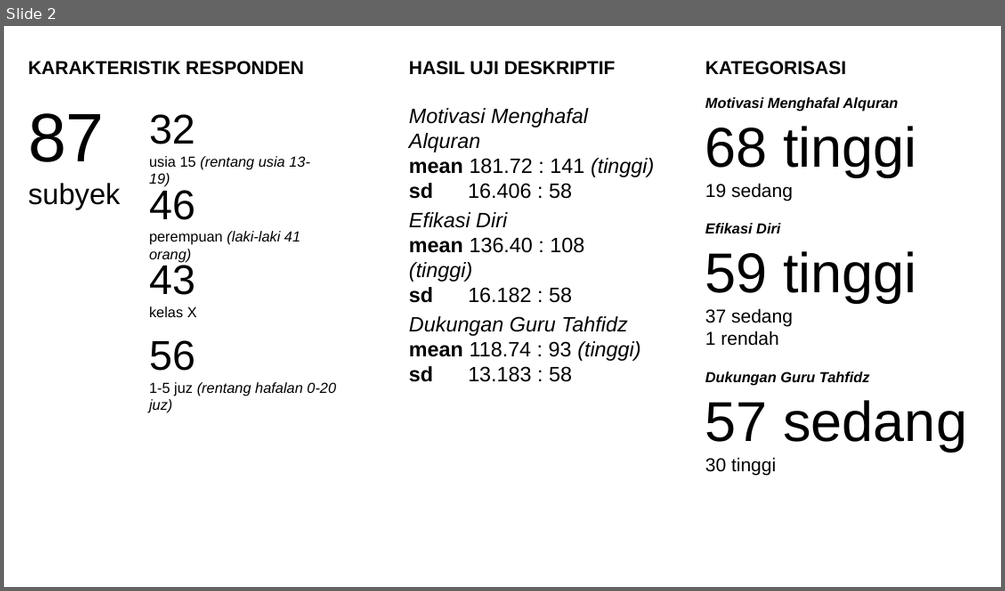
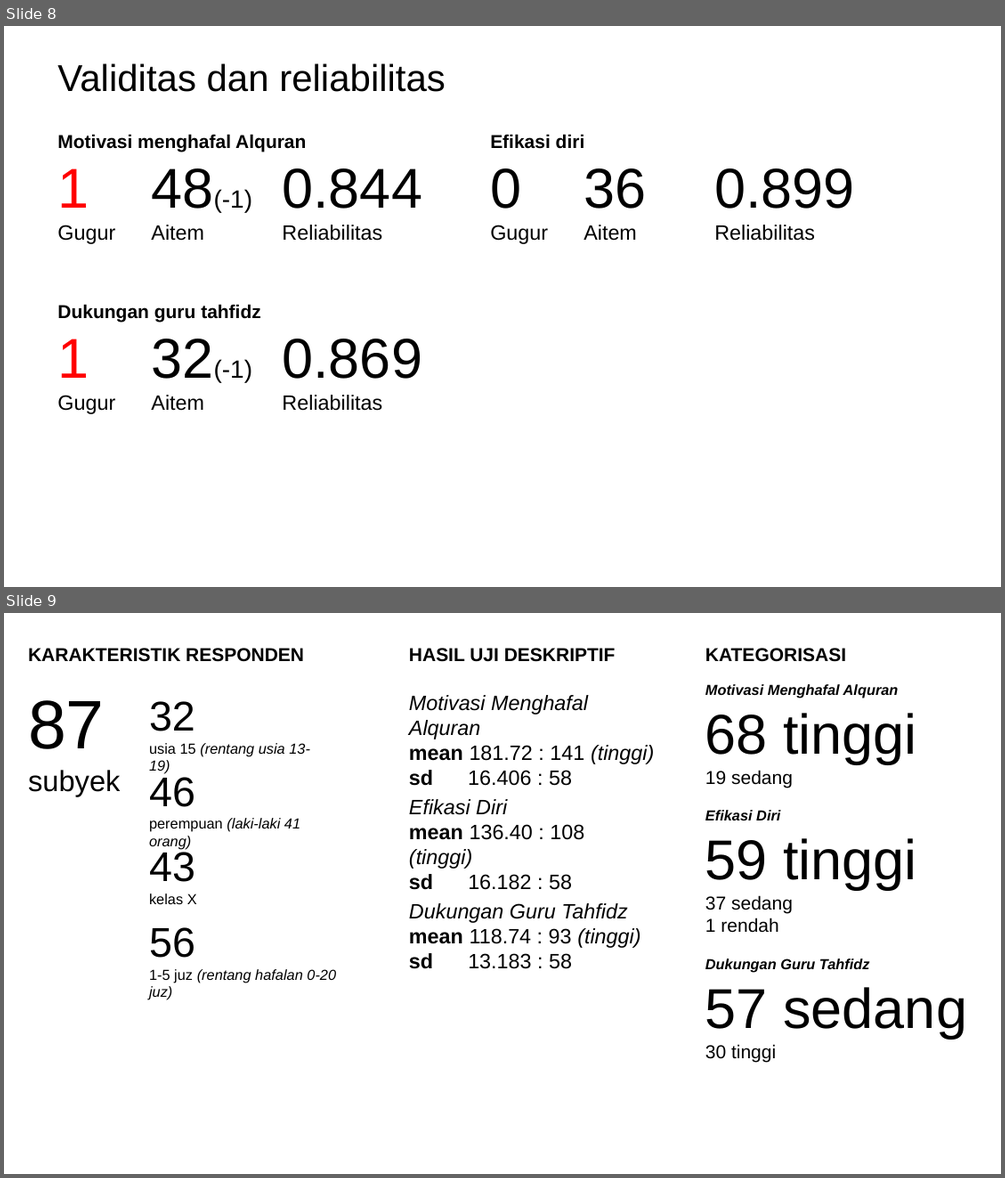
Before and after one commit to mzaini30/skripsi, a slide deck: pendadaran.pptx. Shown one above the other, each under a label of ours: slide 2 before the commit, slides 8 and 9 after it. The pictures are 1005x591 and 1005x1178 pixels, drawn with LibreOffice and Linux fonts; fonts in the diff are those of the drawing; background and template pictures are left out. Boxes give left, top, right and bottom in pixels: in the first picture for what was removed or moved away, otherwise in the second. Text is boxed around its words. In the diff, an @@ line names an element or a change of style, - is before the commit and + after.

```diff
--- a/pendadaran.pptx
+++ b/pendadaran.pptx
@@ slide 8 added at [4, 26, 1001, 587], background picture (left out) @@
@@ title added at [57, 63, 445, 92], 36 pt, text #000000 @@
+Validitas dan reliabilitas
@@ text added at [57, 134, 422, 244], 18 pt, text #000000 @@
+Motivasi menghafal Alquran
+1 48(-1) 0.844
+Gugur Aitem Reliabilitas
@@ text added at [490, 134, 855, 244], 20 pt, text #000000 @@
+Efikasi diri
+0 36 0.899
+Gugur Aitem Reliabilitas
@@ text added at [57, 304, 422, 414], 20 pt, text #000000 @@
+Dukungan guru tahfidz
+1 32(-1) 0.869
+Gugur Aitem Reliabilitas
@@ what was slide 2 is now slide 9 @@
```
Also in this commit, not shown: 2 slides changed, 8 other slides added, 1 slide removed, 2 other files.
